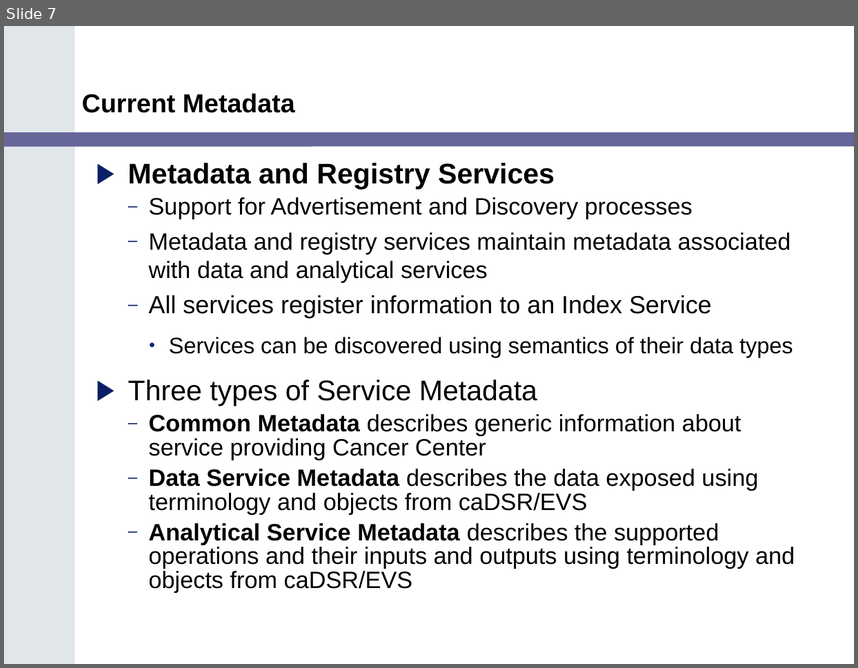
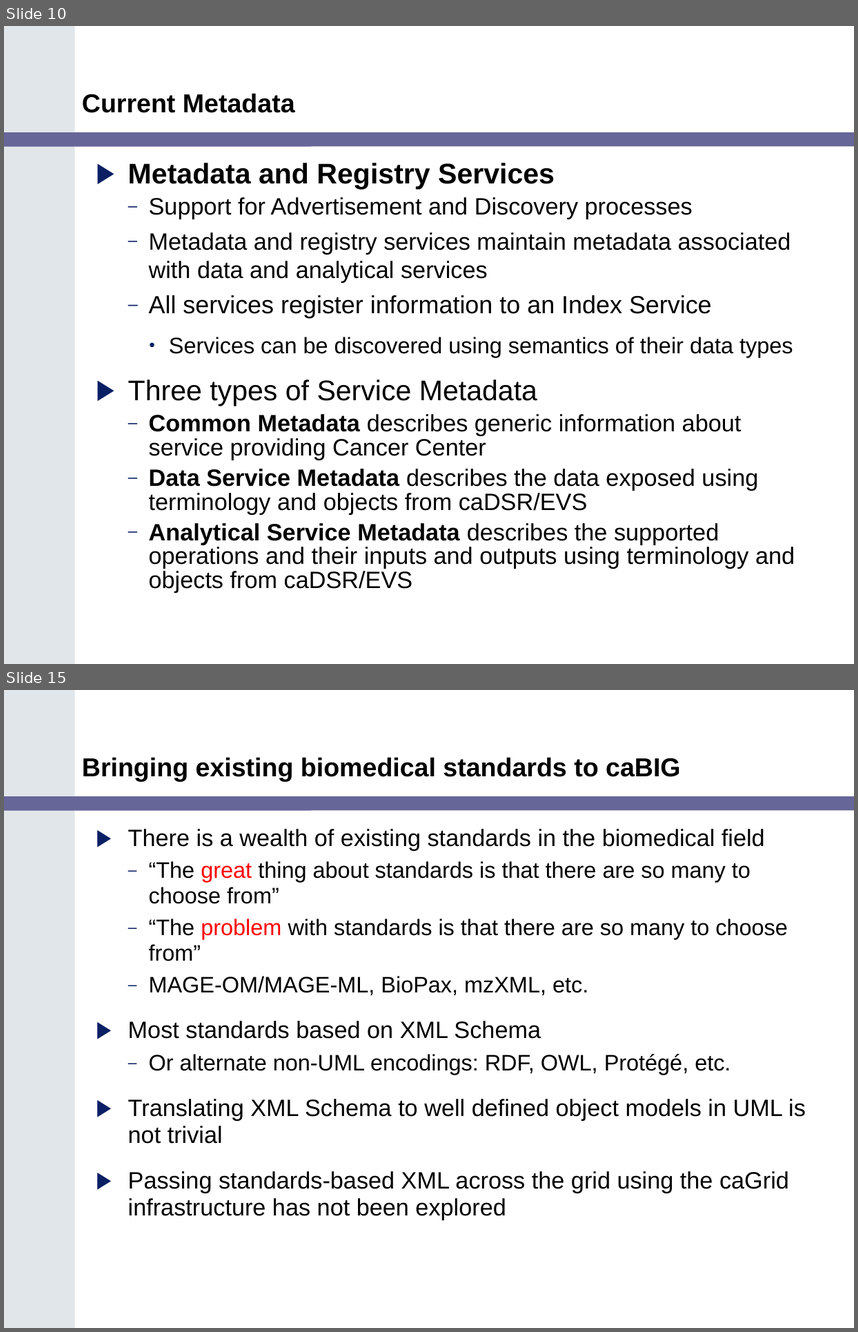
Before and after one commit to NCIP/cagrid-docs, a slide deck: presentations/200602_VCDE_ARCH/Service_Guidlines_Arch_VCDE_Feb2.ppt. Shown one above the other, each under a label of ours: slide 7 before the commit, slides 10 and 15 after it; the slides between them are not shown. The pictures are 858x668 and 858x1332 pixels, drawn with LibreOffice and Linux fonts; fonts in the diff are those of the drawing; background and template pictures are left out. Boxes give left, top, right and bottom in pixels: in the first picture for what was removed or moved away, otherwise in the second. Text is boxed around its words. In the diff, an @@ line names an element or a change of style, - is before the commit and + after.

```diff
--- a/presentations/200602_VCDE_ARCH/Service_Guidlines_Arch_VCDE_Feb2.ppt
+++ b/presentations/200602_VCDE_ARCH/Service_Guidlines_Arch_VCDE_Feb2.ppt
@@ slide 15 added at (x1=4, y1=690, x2=854, y2=1328), background #FFFFFF; not listed: 2 template elements that a slide beside it also shows @@
@@ title added at (x1=82, y1=757, x2=681, y2=781), 22 pt, text #000000, bold @@
+Bringing existing biomedical standards to caBIG
@@ text added at (x1=128, y1=829, x2=806, y2=1220), 20 pt, text #000000 @@
+▶ There is a wealth of existing standards in the biomedical field
+  – “The great thing about standards is that there are so many to choose from”
+  – “The problem with standards is that there are so many to choose from”
+  – MAGE-OM/MAGE-ML, BioPax, mzXML, etc.
+▶ Most standards based on XML Schema
+  – Or alternate non-UML encodings: RDF, OWL, Protégé, etc.
+▶ Translating XML Schema to well defined object models in UML is not trivial
+▶ Passing standards-based XML across the grid using the caGrid infrastructure has not been explored
@@ what was slide 7 is now slide 10 @@
```
Also in this commit, not shown: 4 slides changed, 17 other slides added, 6 slides removed.
